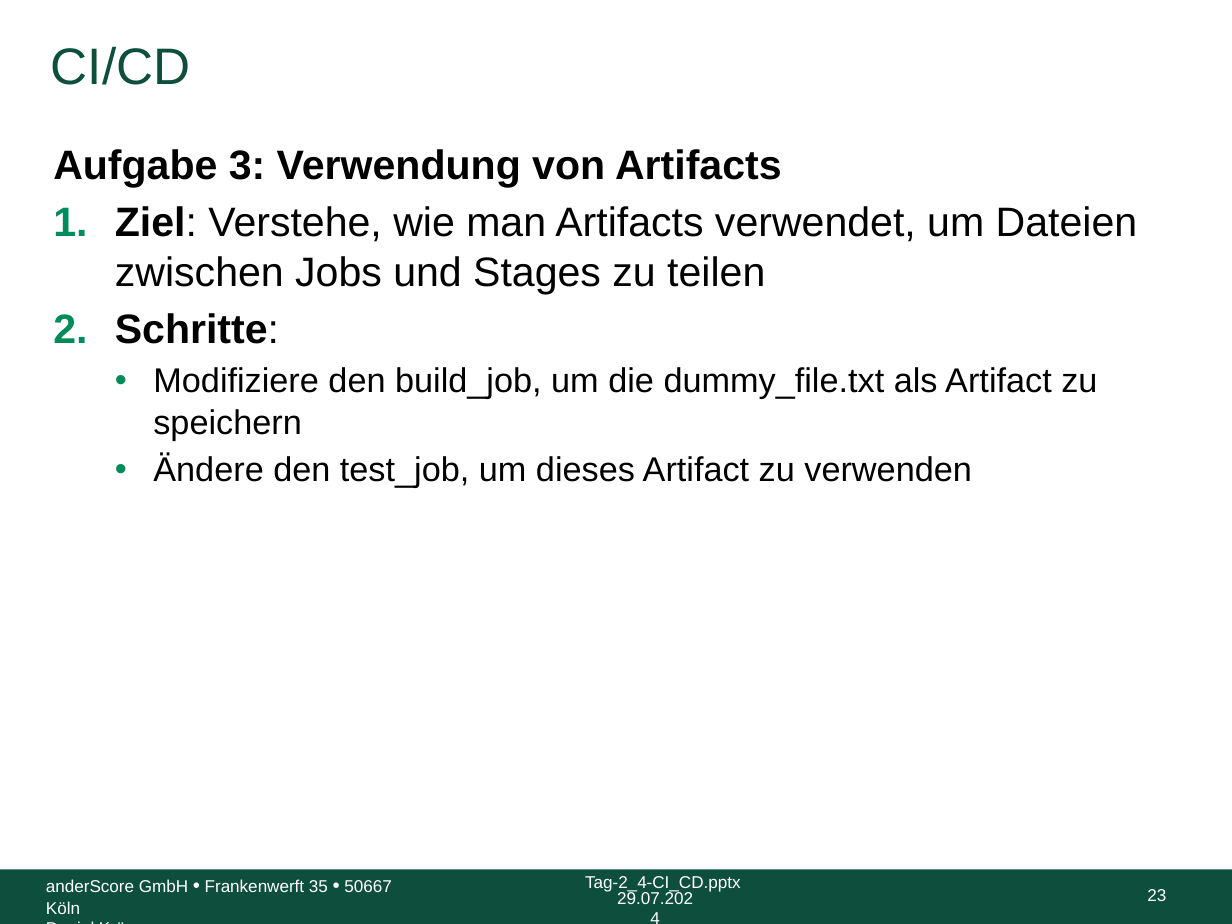
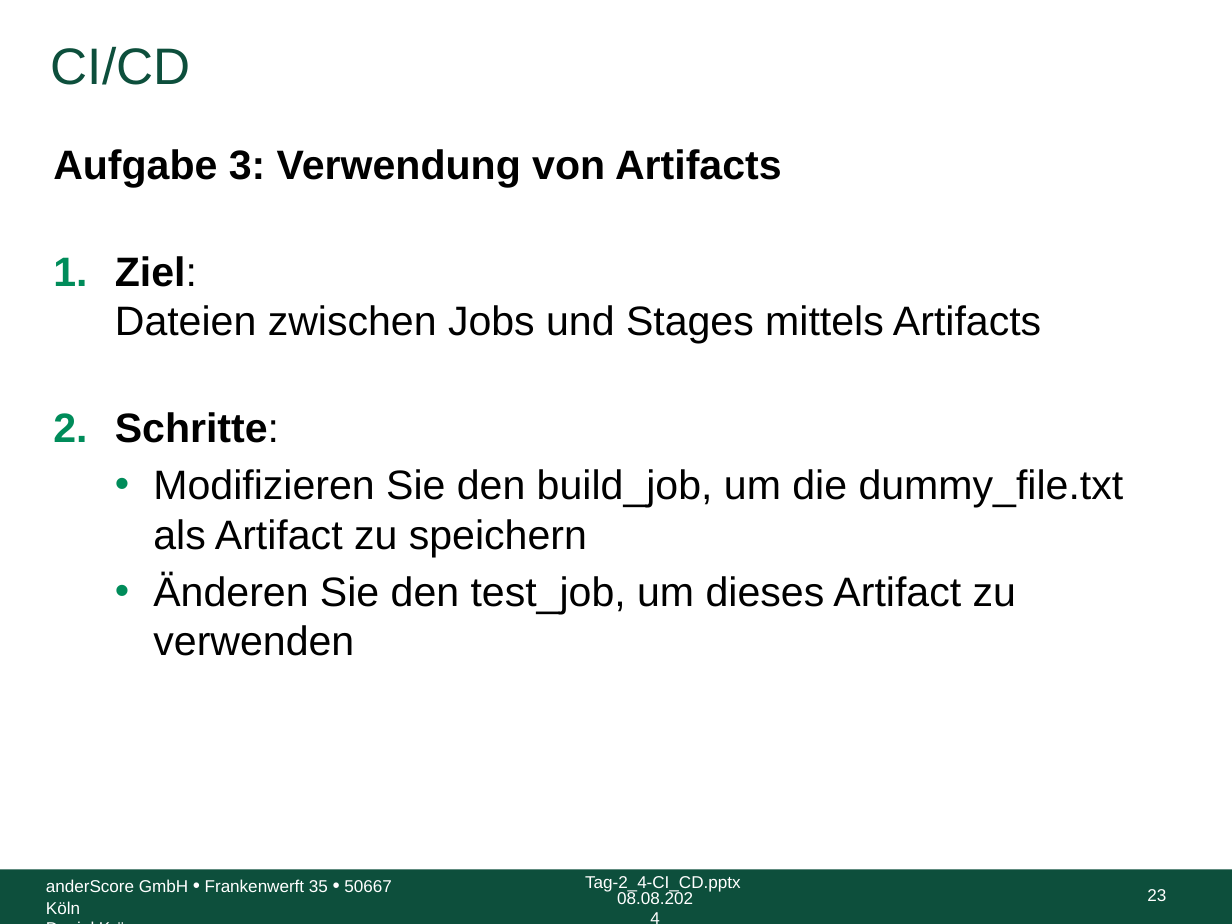
Before and after one commit to anderscore-gmbh/gitlab, a slide deck: slide 23 of slides/Tag-2_4-CI_CD.pptx. Drawn at 1232x924 pixels with LibreOffice and Linux fonts; fonts in the diff are those of the drawing; background and template pictures are left out. Boxes give left, top, right and bottom in pixels: in the first picture for what was removed or moved away, otherwise in the second. Text is boxed around its words. In the diff, an @@ line names an element or a change of style, - is before the commit and + after.

```diff
--- a/slides/Tag-2_4-CI_CD.pptx
+++ b/slides/Tag-2_4-CI_CD.pptx
@@ text at [115,256,1041,343]: text changed @@
-1. Ziel: Verstehe, wie man Artifacts verwendet, um Dateien zwischen Jobs und Stages zu teilen
+1. Ziel:
+   Dateien zwischen Jobs und Stages mittels Artifacts
@@ text at [153,469,1124,656]: text changed; size 20 to 24 pt @@
-  • Modifiziere den build_job, um die dummy_file.txt als Artifact zu speichern
-  • Ändere den test_job, um dieses Artifact zu verwenden
+  • Modifizieren Sie den build_job, um die dummy_file.txt als Artifact zu speichern
+  • Änderen Sie den test_job, um dieses Artifact zu verwenden
@@ text at [617,890,693,904]: text changed @@
-29.07.2024
+08.08.2024
```
Also in this commit, not shown: 46 other slides changed.
